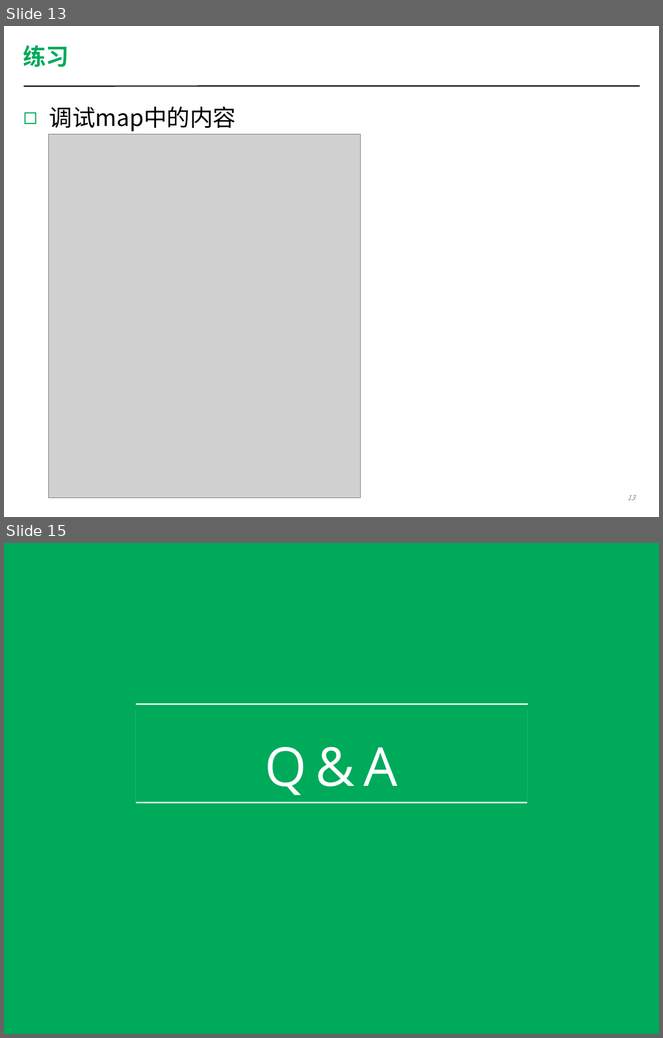
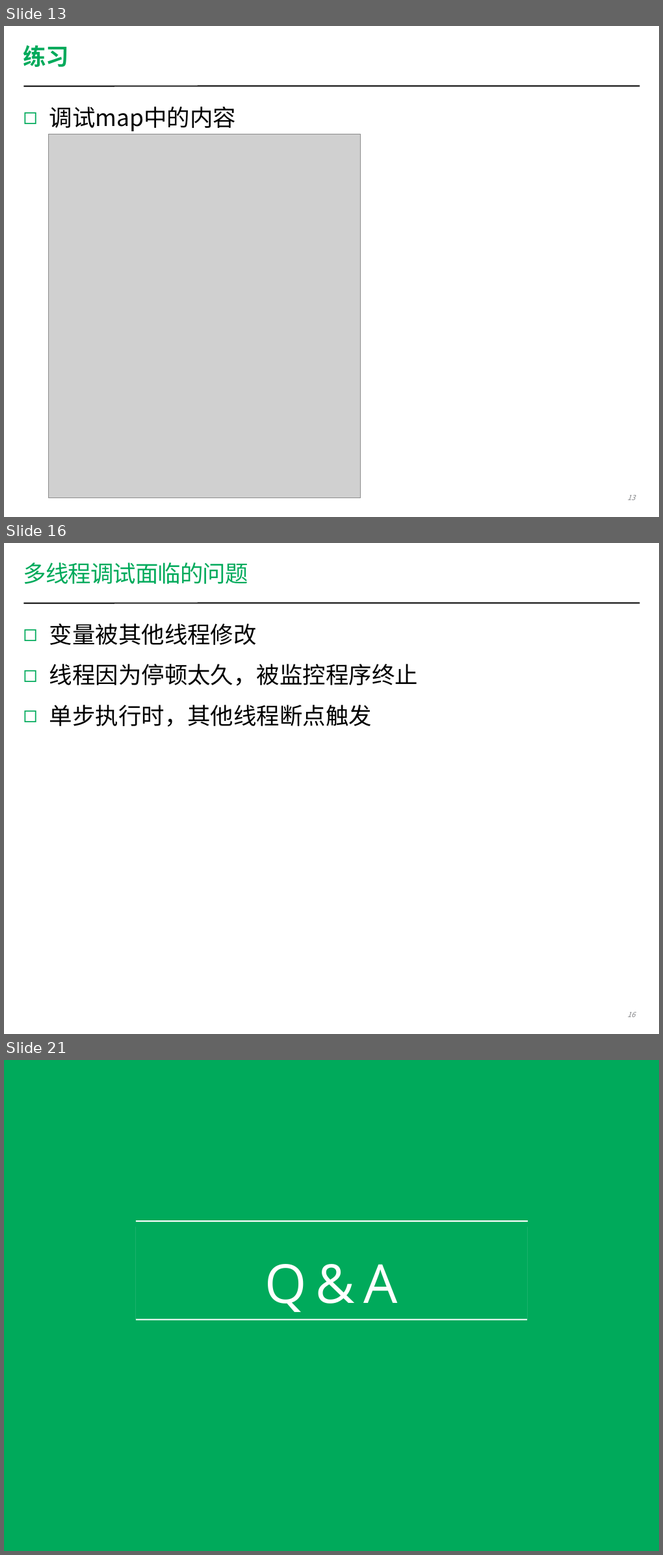
Before and after one commit to coney/c-training, a slide deck: Debug/Debug-SH/session2/Debugging Workshop 2.pptx. Shown one above the other, each under a label of ours: slides 13 and 15 before the commit, slides 13, 16 and 21 after it; the slides between them are not shown. The pictures are 663x1038 and 663x1555 pixels, drawn with LibreOffice and Linux fonts; fonts in the diff are those of the drawing; grey boxes stand for pictures; background and template pictures are left out. Boxes give left, top, right and bottom in pixels: in the first picture for what was removed or moved away, otherwise in the second. Text is boxed around its words. In the diff, an @@ line names an element or a change of style, - is before the commit and + after.

```diff
--- a/Debug/Debug-SH/session2/Debugging Workshop 2.pptx
+++ b/Debug/Debug-SH/session2/Debugging Workshop 2.pptx
@@ slide 16 added at (x1=4, y1=543, x2=659, y2=1034), background #FFFFFF; not listed: 1 template element that a slide beside it also shows @@
@@ title added at (x1=24, y1=563, x2=248, y2=584), 36 pt, text #00AA5B @@
+多线程调试面临的问题
@@ text added at (x1=50, y1=624, x2=418, y2=727), 36 pt, text #000000 @@
+◻ 变量被其他线程修改
+◻ 线程因为停顿太久，被监控程序终止
+◻ 单步执行时，其他线程断点触发
@@ page number added at (x1=627, y1=1012, x2=635, y2=1017), 11 pt, text #808184, italic @@
+16
@@ what was slide 15 is now slide 21 @@
```
Also in this commit, not shown: 4 slides changed, 6 other slides added, 1 slide removed, 29 other files.
